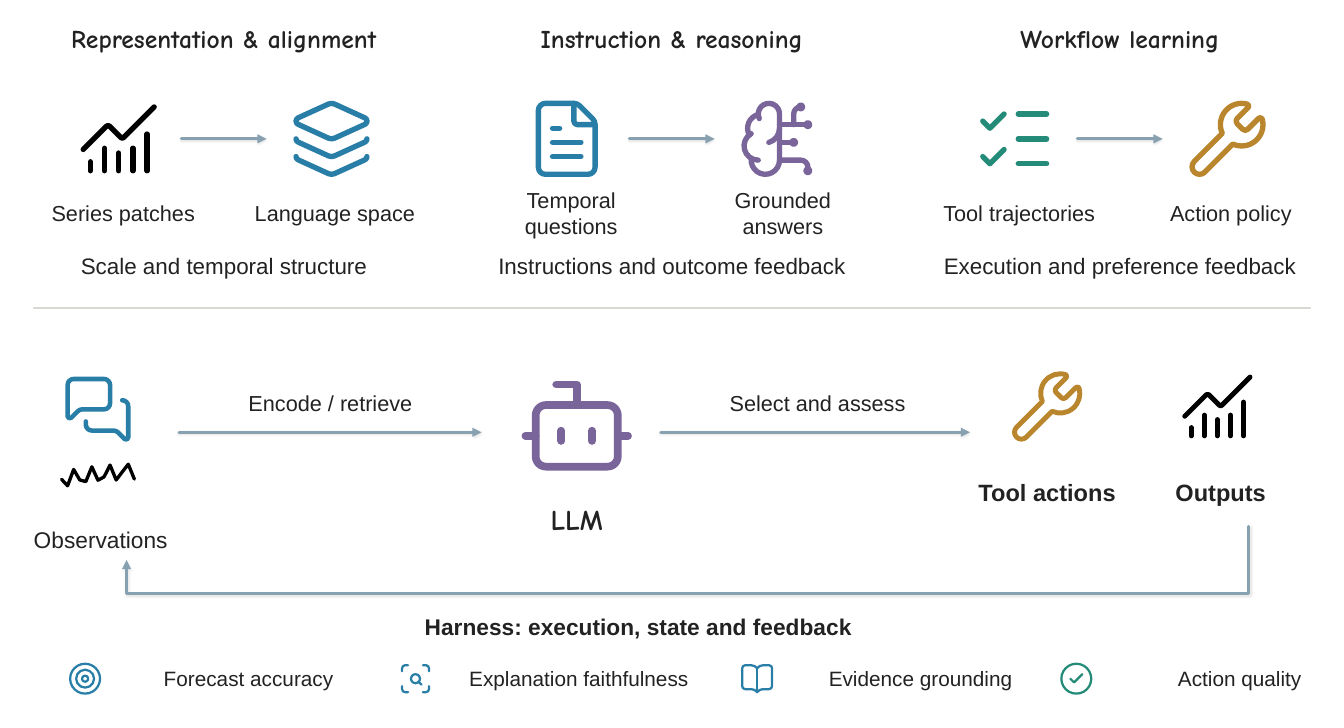
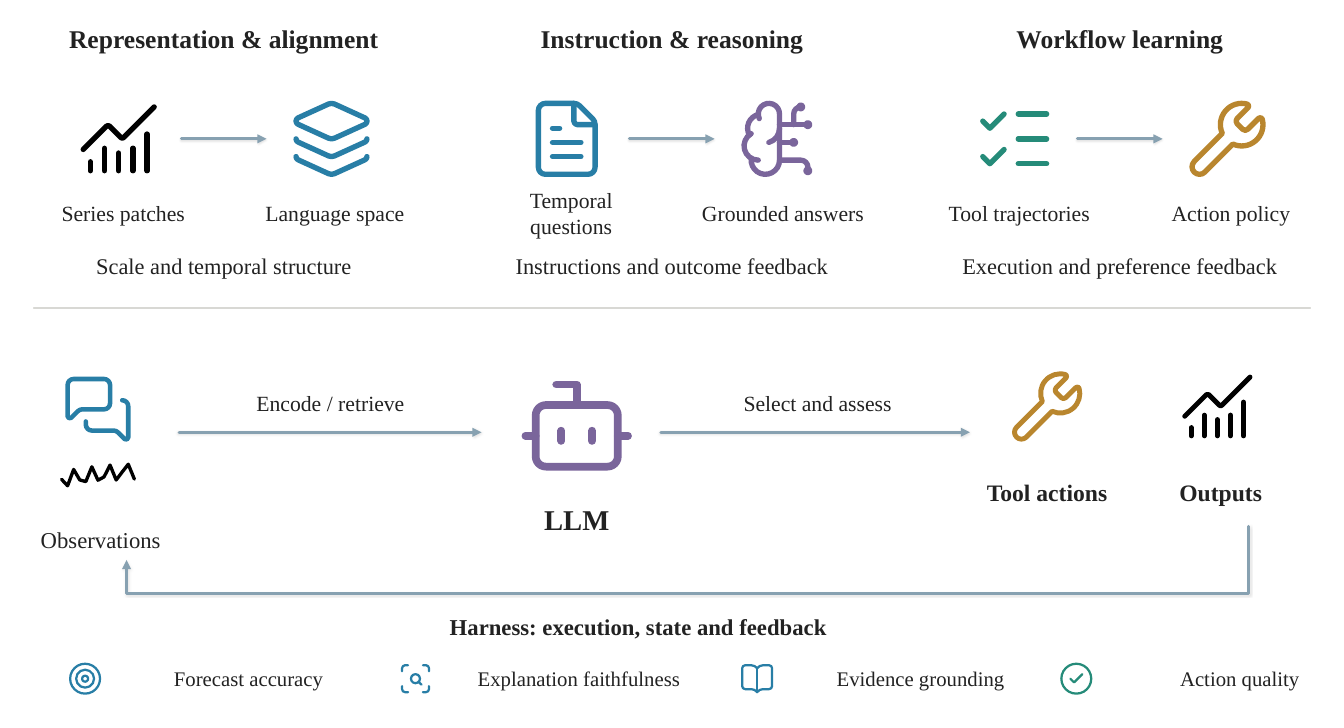
Before and after one commit to Minions-Land/Time-Series-Agents-Survey, a slide deck: slide 1 of artifacts/editorial_accent_20261022/pptx/Figure05_Accent.pptx. Drawn at 1344x728 pixels with LibreOffice and Linux fonts; fonts in the diff are those of the drawing. Boxes give left, top, right and bottom in pixels: in the first picture for what was removed or moved away, otherwise in the second. Text is boxed around its words. In the diff, an @@ line names an element or a change of style, - is before the commit and + after.

```diff
--- a/artifacts/editorial_accent_20261022/pptx/Figure05_Accent.pptx
+++ b/artifacts/editorial_accent_20261022/pptx/Figure05_Accent.pptx
@@ font Comic Neue to Times New Roman in 4 elements at [69,30,378,54], [541,30,803,54], [1016,30,1223,54], [544,511,609,530] @@
@@ font Arial to Times New Roman in 19 elements at [62,206,185,226], [265,206,404,226], [96,258,351,279], [530,193,613,239], [702,206,864,222], [516,258,828,275], [949,206,1089,226], [1172,206,1290,226], [962,258,1277,279], [41,532,161,549], [987,484,1107,502], [1179,485,1262,506], [256,396,404,412], [744,396,892,412], [450,619,826,639], [174,672,323,691], [478,671,680,691], [837,671,1004,691], [1180,671,1300,691] @@
```
Also in this commit, not shown: 28 other files.
